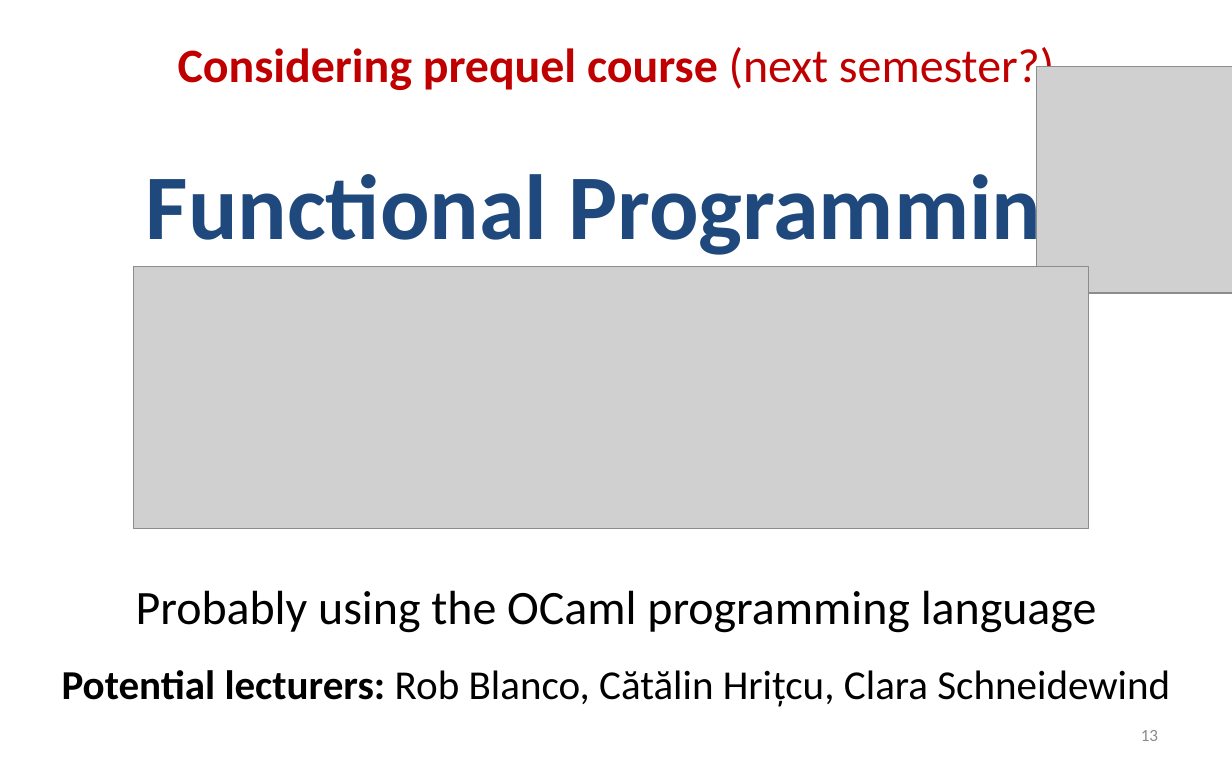
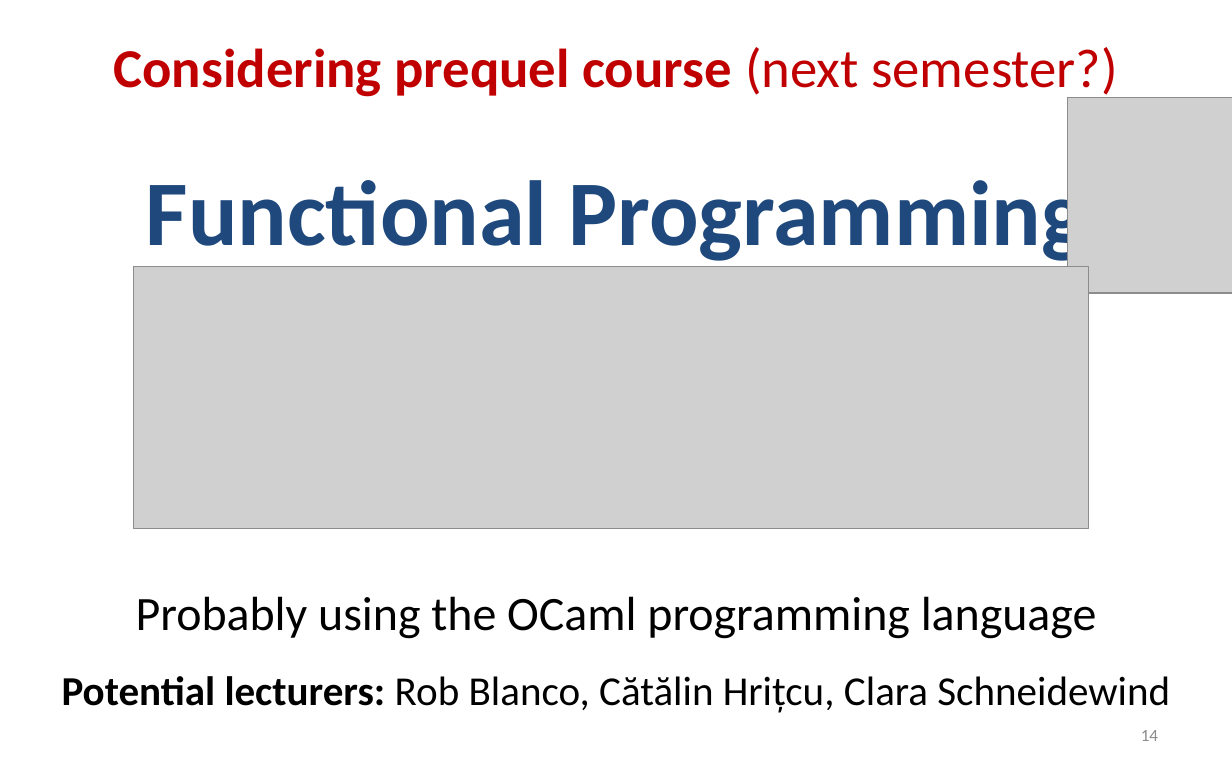
Before and after one commit to mpi-sp-foe-2023-24/mpi-sp-foe-2023-24.github.io, a slide deck: slide 14 of slides-by-us/Intro-FoE-2023-24.pptx (slide 13 before the commit). Drawn at 1232x770 pixels with LibreOffice and Linux fonts; fonts in the diff are those of the drawing; grey boxes stand for pictures. Boxes give left, top, right and bottom in pixels: in the first picture for what was removed or moved away, otherwise in the second. Text is boxed around its words. In the diff, an @@ line names an element or a change of style, - is before the commit and + after.

Commit message:
My intro slides from first course

```diff
--- a/slides-by-us/Intro-FoE-2023-24.pptx
+++ b/slides-by-us/Intro-FoE-2023-24.pptx
@@ title "Considering prequel course (next semester?) ..." at <box>62,47,1170,713</box>: size 28 to 32 pt in "Considering prequel course (next semester?)" @@
@@ picture: place and size @@
-picture at <box>1036,67,1232,293</box>
+picture at <box>1067,97,1232,293</box>
@@ page number at <box>1141,730,1158,741</box>: text changed @@
-13
+14
```
Also in this commit, not shown: 5 other slides changed, 1 slide added, 1 other file.
